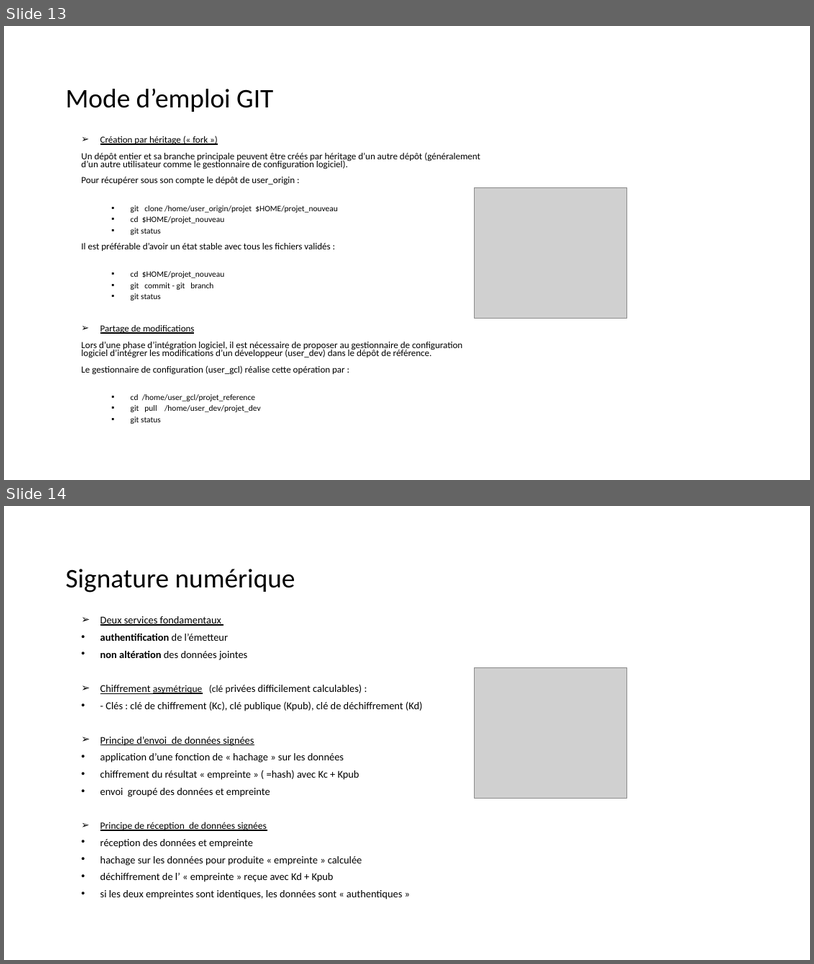
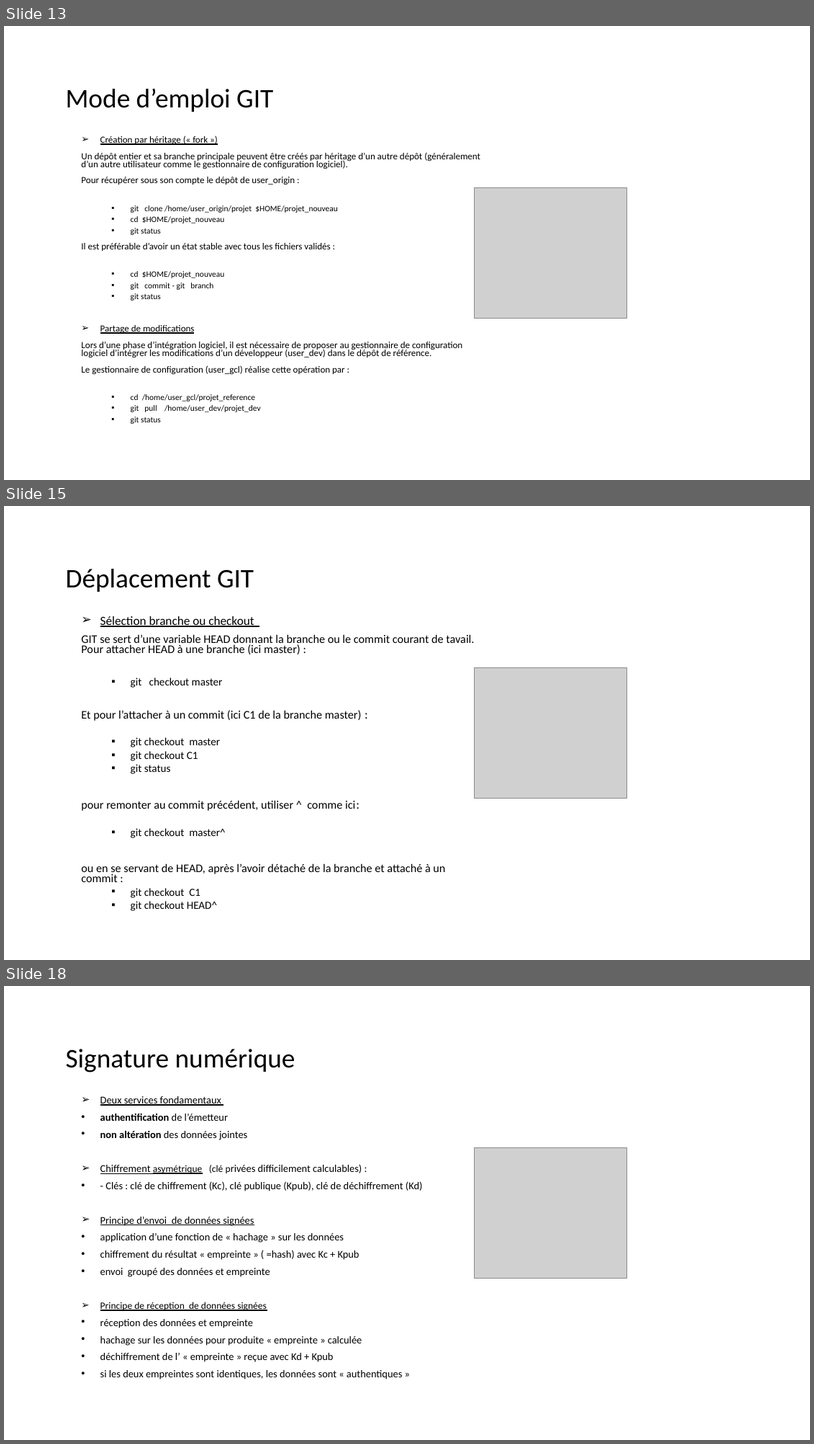
Before and after one commit to dominiquelaurain/fastecdsa, a slide deck: docs/Autoformation_Git.pptx. Shown one above the other, each under a label of ours: slides 13 and 14 before the commit, slides 13, 15 and 18 after it; the slides between them are not shown. The pictures are 814x964 and 814x1444 pixels, drawn with LibreOffice and Linux fonts; fonts in the diff are those of the drawing; grey boxes stand for pictures. Boxes give left, top, right and bottom in pixels: in the first picture for what was removed or moved away, otherwise in the second. Text is boxed around its words. In the diff, an @@ line names an element or a change of style, - is before the commit and + after.

```diff
--- a/docs/Autoformation_Git.pptx
+++ b/docs/Autoformation_Git.pptx
@@ slide 15 added at bbox=[4, 506, 810, 960], background #FFFFFF @@
@@ title added at bbox=[66, 569, 254, 592], 32 pt, text #000000 @@
+Déplacement GIT
@@ text added at bbox=[81, 616, 474, 911], 13.9 pt, text #000000 @@
+➢ Sélection branche ou checkout
+GIT se sert d’une variable HEAD donnant la branche ou le commit courant de tavail. Pour attacher HEAD à une branche (ici master) :
+  ▪ git checkout master
+Et pour l’attacher à un commit (ici C1 de la branche master) :
+  ▪ git checkout master
+  ▪ git checkout C1
+  ▪ git status
+pour remonter au commit précédent, utiliser ^ comme ici:
+  ▪ git checkout master^
+ou en se servant de HEAD, après l’avoir détaché de la branche et attaché à un commit :
+  ▪ git checkout C1
+  ▪ git checkout HEAD^
@@ picture added at bbox=[475, 667, 628, 798] @@
@@ what was slide 14 is now slide 18 @@
```
Also in this commit, not shown: 1 slide changed, 6 other slides added.
